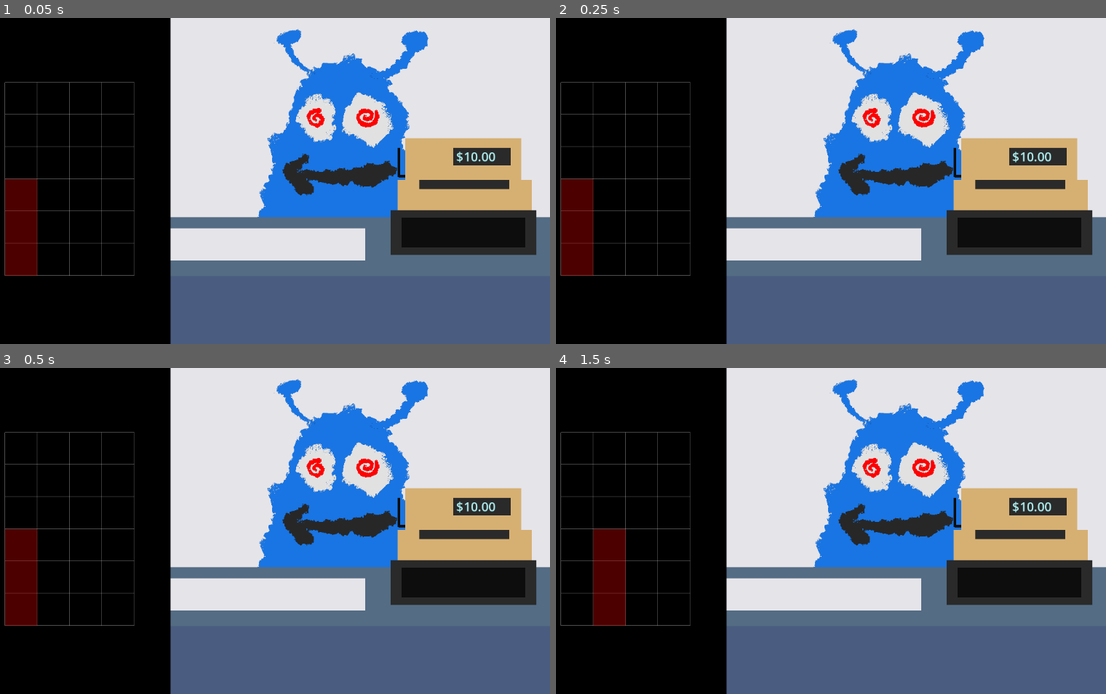
Above: before the commit, frames 1-4 (two rows, left to right).
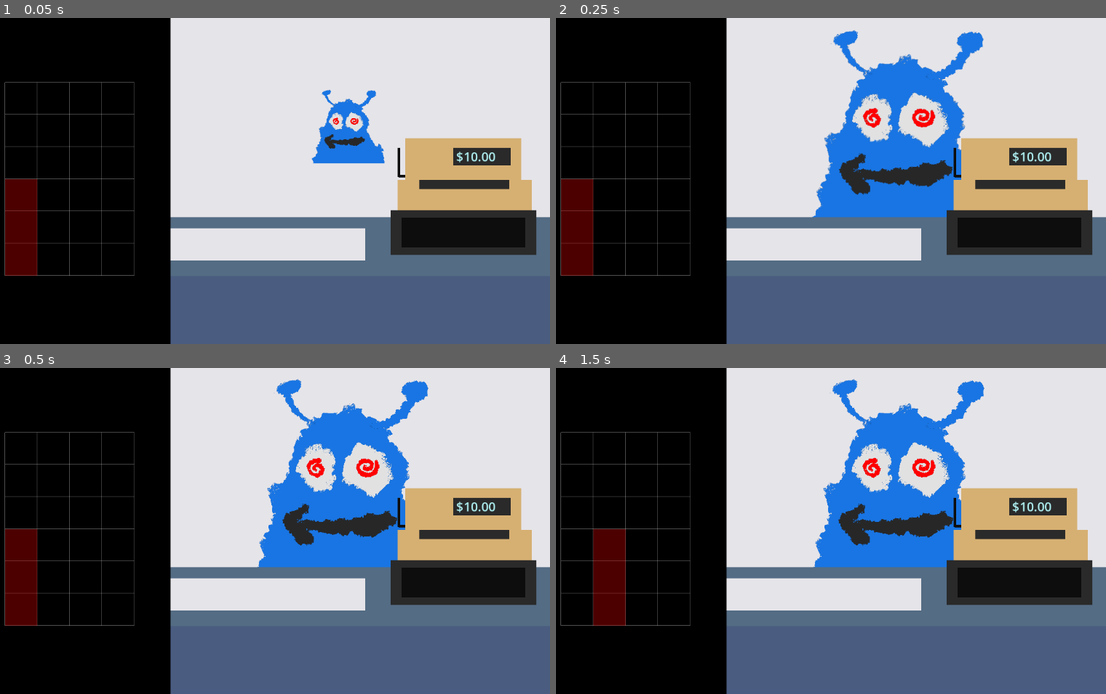
Above: after the commit, the same moments.

Repository: BigBarfEaterBBE/supermarket_simulator
Game: Godot game, scene res://supermarket simulator/scenes/game.tscn
Same seed, same stepped clock (60 frames per second), same inputs: the game is played once before the commit and once after it.
Inputs:
- Up to frame 1 (0.05 s): no input
- Up to frame 2 (0.25 s): no input
- Up to frame 3 (0.5 s): no input
- Up to frame 4 (1.5 s): tap Enter at 0.5 s; hold D (move_right) 0.53-1.28 s; hold Space (place_block) 0.53-1.28 s; hold S (move_down) from 1.28 s (still down); tap Space (place_block) at 1.35 s

The runs differ from the first frame. In frame 1, 9.2% of the frame differs, in the area x 46-78%, y 3-62%; in frame 2, 1.1%; in frame 3, nothing differs; in frame 4, nothing differs.

Commit message:
2/4 7:25 PM added alien despawn + spawn with different item numbers

Diff:
--- a/supermarket simulator/scenes/checkout.tscn
+++ b/supermarket simulator/scenes/checkout.tscn
@@ -1,8 +1,146 @@
-[gd_scene load_steps=2 format=3 uid="uid://b616ctnfivlru"]
-
+[gd_scene load_steps=7 format=3 uid="uid://b616ctnfivlru"]
+
+[ext_resource type="Script" uid="uid://b84e1ebnx1wu5" path="res://supermarket simulator/scripts/checkout.gd" id="1_80n3e"]
 [ext_resource type="PackedScene" uid="uid://bwyo5dop10dg7" path="res://supermarket simulator/scenes/alien.tscn" id="1_crrrt"]
 
+[sub_resource type="Animation" id="Animation_crrrt"]
+resource_name = "pop_in"
+tracks/0/type = "value"
+tracks/0/imported = false
+tracks/0/enabled = true
+tracks/0/path = NodePath("Alien:scale")
+tracks/0/interp = 1
+tracks/0/loop_wrap = true
+tracks/0/keys = {
+"times": PackedFloat32Array(0, 0.3, 0.433333),
+"transitions": PackedFloat32Array(1, 2.21914, 1),
+"update": 0,
+"values": [Vector2(0.25, 0.25), Vector2(1.2, 1.2), Vector2(1, 1)]
+}
+tracks/1/type = "value"
+tracks/1/imported = false
+tracks/1/enabled = true
+tracks/1/path = NodePath("Alien:self_modulate")
+tracks/1/interp = 1
+tracks/1/loop_wrap = true
+tracks/1/keys = {
+"times": PackedFloat32Array(0, 0.4),
+"transitions": PackedFloat32Array(1.62451, 1),
+"update": 0,
+"values": [Color(1, 1, 1, 0), Color(1, 1, 1, 1)]
+}
+
+[sub_resource type="Animation" id="Animation_80n3e"]
+length = 0.001
+tracks/0/type = "value"
+tracks/0/imported = false
+tracks/0/enabled = true
+tracks/0/path = NodePath("Alien:scale")
+tracks/0/interp = 1
+tracks/0/loop_wrap = true
+tracks/0/keys = {
+"times": PackedFloat32Array(0),
+"transitions": PackedFloat32Array(1),
+"update": 0,
+"values": [Vector2(0.25, 0.25)]
+}
+tracks/1/type = "value"
+tracks/1/imported = false
+tracks/1/enabled = true
+tracks/1/path = NodePath("Alien:self_modulate")
+tracks/1/interp = 1
+tracks/1/loop_wrap = true
+tracks/1/keys = {
+"times": PackedFloat32Array(0),
+"transitions": PackedFloat32Array(1),
+"update": 0,
+"values": [Color(1, 1, 1, 1)]
+}
+tracks/2/type = "value"
+tracks/2/imported = false
+tracks/2/enabled = true
+tracks/2/path = NodePath("Alien:rotation")
+tracks/2/interp = 1
+tracks/2/loop_wrap = true
+tracks/2/keys = {
+"times": PackedFloat32Array(0),
+"transitions": PackedFloat32Array(1),
+"update": 0,
+"values": [0.0]
+}
+tracks/3/type = "value"
+tracks/3/imported = false
+tracks/3/enabled = true
+tracks/3/path = NodePath("Alien:visible")
+tracks/3/interp = 1
+tracks/3/loop_wrap = true
+tracks/3/keys = {
+"times": PackedFloat32Array(0),
+"transitions": PackedFloat32Array(1),
+"update": 1,
+"values": [true]
+}
+
+[sub_resource type="Animation" id="Animation_0ant7"]
+resource_name = "exit"
+tracks/0/type = "value"
+tracks/0/imported = false
+tracks/0/enabled = true
+tracks/0/path = NodePath("Alien:rotation")
+tracks/0/interp = 1
+tracks/0/loop_wrap = true
+tracks/0/keys = {
+"times": PackedFloat32Array(0, 0.2, 0.4, 0.6),
+"transitions": PackedFloat32Array(1, 1, 1, 1),
+"update": 0,
+"values": [0.0, 5.21853, 8.72665, 12.5664]
+}
+tracks/1/type = "value"
+tracks/1/imported = false
+tracks/1/enabled = false
+tracks/1/path = NodePath("Alien:self_modulate")
+tracks/1/interp = 1
+tracks/1/loop_wrap = true
+tracks/1/keys = {
+"times": PackedFloat32Array(0, 0.6),
+"transitions": PackedFloat32Array(1, 1),
+"update": 0,
+"values": [Color(1, 1, 1, 1), Color(1, 1, 1, 0)]
+}
+tracks/2/type = "value"
+tracks/2/imported = false
+tracks/2/enabled = true
+tracks/2/path = NodePath("Alien:visible")
+tracks/2/interp = 1
+tracks/2/loop_wrap = true
+tracks/2/keys = {
+"times": PackedFloat32Array(0, 0.6),
+"transitions": PackedFloat32Array(1, 1),
+"update": 1,
+"values": [true, false]
+}
+tracks/3/type = "value"
+tracks/3/imported = false
+tracks/3/enabled = true
+tracks/3/path = NodePath("Alien:scale")
+tracks/3/interp = 1
+tracks/3/loop_wrap = true
+tracks/3/keys = {
+"times": PackedFloat32Array(0, 0.6),
+"transitions": PackedFloat32Array(1, 1),
+"update": 0,
+"values": [Vector2(1, 1), Vector2(0.25, 0.25)]
+}
+
+[sub_resource type="AnimationLibrary" id="AnimationLibrary_0ant7"]
+_data = {
+&"RESET": SubResource("Animation_80n3e"),
+&"exit": SubResource("Animation_0ant7"),
+&"pop_in": SubResource("Animation_crrrt")
+}
+
 [node name="Checkout" type="Node2D"]
+script = ExtResource("1_80n3e")
 
 [node name="Background" type="ColorRect" parent="."]
 offset_left = 3.0
@@ -13,6 +151,7 @@
 
 [node name="Alien" parent="." instance=ExtResource("1_crrrt")]
 position = Vector2(750, 209)
+scale = Vector2(0.25, 0.25)
 
 [node name="Counter" type="ColorRect" parent="."]
 offset_left = -58.0
@@ -112,3 +251,8 @@
 grow_horizontal = 2
 grow_vertical = 2
 color = Color(0.0505108, 0.0505108, 0.0505108, 1)
+
+[node name="AnimationPlayer" type="AnimationPlayer" parent="."]
+libraries = {
+&"": SubResource("AnimationLibrary_0ant7")
+}
--- a/supermarket simulator/scenes/game.tscn
+++ b/supermarket simulator/scenes/game.tscn
@@ -1,9 +1,10 @@
-[gd_scene load_steps=5 format=3 uid="uid://cvy1mhopymqfe"]
+[gd_scene load_steps=6 format=3 uid="uid://cvy1mhopymqfe"]
 
 [ext_resource type="PackedScene" uid="uid://b616ctnfivlru" path="res://supermarket simulator/scenes/checkout.tscn" id="1_8i2cv"]
 [ext_resource type="Script" uid="uid://idvgh6756ojq" path="res://supermarket simulator/scripts/game.gd" id="1_sd5c3"]
 [ext_resource type="PackedScene" uid="uid://odjodc7u5o6e" path="res://supermarket simulator/scenes/grid.tscn" id="2_8i2cv"]
 [ext_resource type="Script" uid="uid://b5kx62jqo42ig" path="res://supermarket simulator/scripts/items.gd" id="5_4cqa8"]
+[ext_resource type="AudioStream" uid="uid://dukf1hrquxmoc" path="res://supermarket simulator/assets/cashregisterbeep.wav" id="5_cw2xb"]
 
 [node name="Game" type="Node2D"]
 script = ExtResource("1_sd5c3")
@@ -30,4 +31,7 @@
 z_index = 2
 z_as_relative = false
 
+[node name="SpawnFX" type="AudioStreamPlayer2D" parent="."]
+stream = ExtResource("5_cw2xb")
+
 [connection signal="timeout" from="SpawnTimer" to="." method="_on_Spawn_timer_timeout"]
--- a/supermarket simulator/scripts/alien.gd
+++ b/supermarket simulator/scripts/alien.gd
@@ -34,10 +34,17 @@
 
 var rng = RandomNumberGenerator.new()
 
-# Called when the node enters the scene tree for the first time.
-func _ready() -> void:
+func randomize_appearance():
 	bodySprite.texture = bodies[rng.randi_range(0,bodies.size()-1)]
 	eyesSprite.texture = eyes[rng.randi_range(0,eyes.size()-1)]
 	earsSprite.texture = ears[rng.randi_range(0,ears.size()-1)]
 	pupilsSprite.texture = pupils[rng.randi_range(0,pupils.size()-1)]
 	mouthSprite.texture = mouths[rng.randi_range(0,mouths.size()-1)]
+
+# Called when the node enters the scene tree for the first time.
+#func _ready() -> void:
+	#bodySprite.texture = bodies[rng.randi_range(0,bodies.size()-1)]
+	#eyesSprite.texture = eyes[rng.randi_range(0,eyes.size()-1)]
+	#earsSprite.texture = ears[rng.randi_range(0,ears.size()-1)]
+	#pupilsSprite.texture = pupils[rng.randi_range(0,pupils.size()-1)]
+	#mouthSprite.texture = mouths[rng.randi_range(0,mouths.size()-1)]
--- /dev/null
+++ b/supermarket simulator/scripts/checkout.gd
@@ -0,0 +1,19 @@
+extends Node2D
+
+@onready var anim: AnimationPlayer = $AnimationPlayer
+@onready var alien: Node2D = $Alien
+
+var items_requested := 0
+
+func appear(item_count: int):
+	alien.randomize_appearance()
+	items_requested = item_count
+	alien.visible = true
+	anim.play("pop_in")
+
+func disappear():
+	anim.play("exit")
+	alien.visible = false
+
+func pop_in():
+	anim.play("pop_in")
--- a/supermarket simulator/scripts/game.gd
+++ b/supermarket simulator/scripts/game.gd
@@ -3,23 +3,43 @@
 @export var item_scene = preload("res://supermarket simulator/scenes/item.tscn")
 @onready var item_folder_node = $Items
 @onready var spawn_timer = $SpawnTimer
+@onready var checkout = $Checkout
+@onready var spawn_sfx: AudioStreamPlayer2D = $SpawnFX
 
 const SPAWN_POS := Vector2(299, 206)
+
+var items_remaining := 0
+var alien_active := false
+
+func start_new_alien():
+	items_remaining = randi_range(2,6)
+	alien_active = true
+
+	checkout.appear(items_remaining)
+	start_spawn_timer()
 
 
 # Called when the node enters the scene tree for the first time.
 func _ready() -> void:
-	start_spawn_timer()
+	start_new_alien()
 
 func start_spawn_timer():
 	spawn_timer.wait_time = randf_range(3.0, 5.0)
 	spawn_timer.start()
 
 func spawn_item():
+
+	if not alien_active:
+		return
+	if items_remaining <= 0:
+		return
+
 	var item_instance = item_scene.instantiate()
 	item_folder_node.add_child(item_instance)
 	item_instance.z_index = -100
 	item_instance.position = SPAWN_POS
+
+	spawn_sfx.play()
 
 func has_item_available() -> bool:
 	return item_folder_node.get_child_count() > 0
@@ -30,6 +50,18 @@
 
 	var item = item_folder_node.get_child(0)
 	item.queue_free()
+	items_remaining -= 1
+
+	if items_remaining <= 0:
+		end_alien()
+
+func end_alien():
+	alien_active = false
+	checkout.disappear()
+	spawn_timer.stop()
+
+	await get_tree().create_timer(2.0).timeout
+	start_new_alien()
 
 
 func _on_Spawn_timer_timeout() -> void:
Not shown, added: supermarket simulator/assets/cashregisterbeep.wav.import
Not shown, added: supermarket simulator/scripts/checkout.gd.uid
Not shown, added: supermarket simulator/assets/cashregisterbeep.wav
